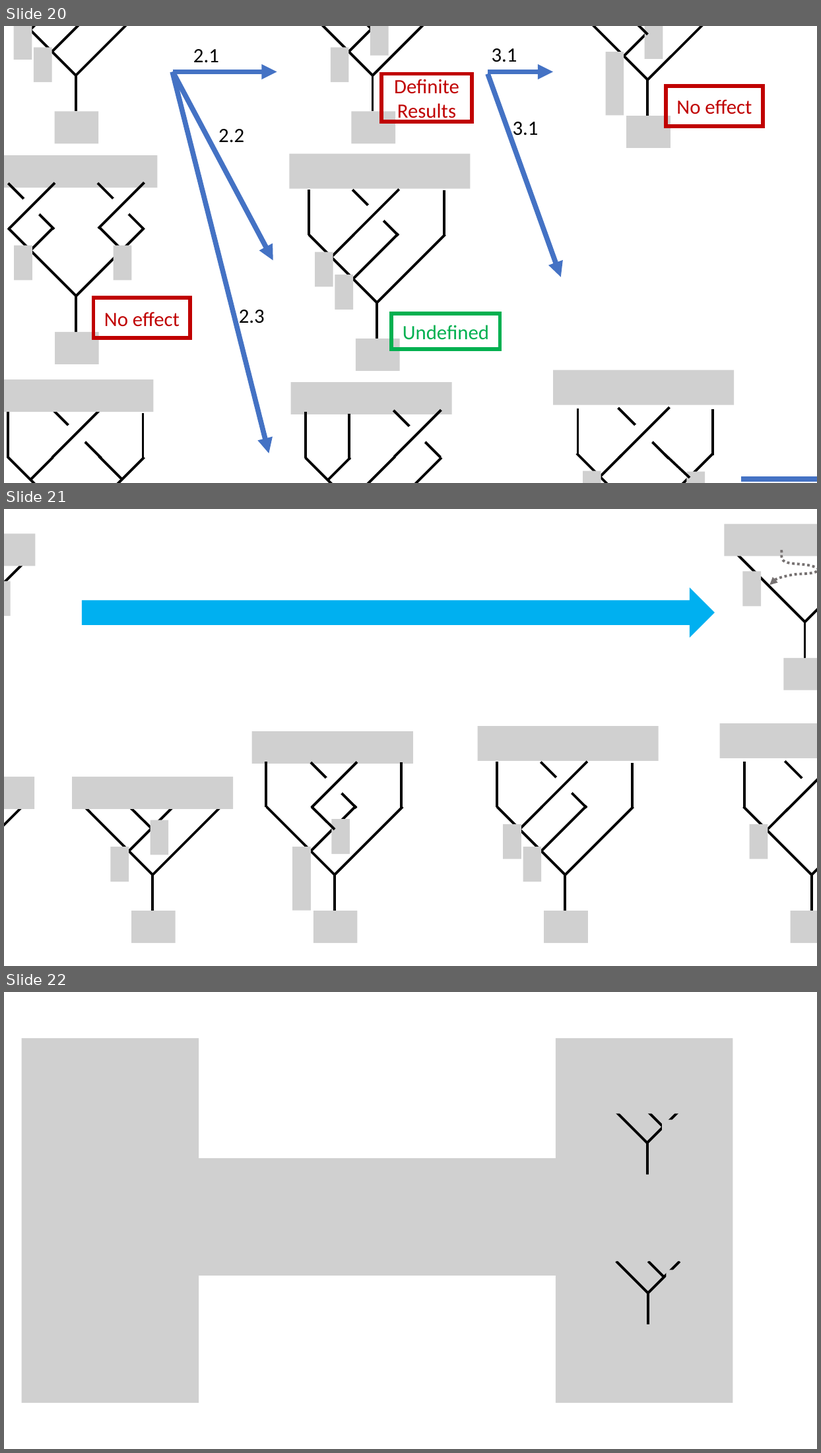
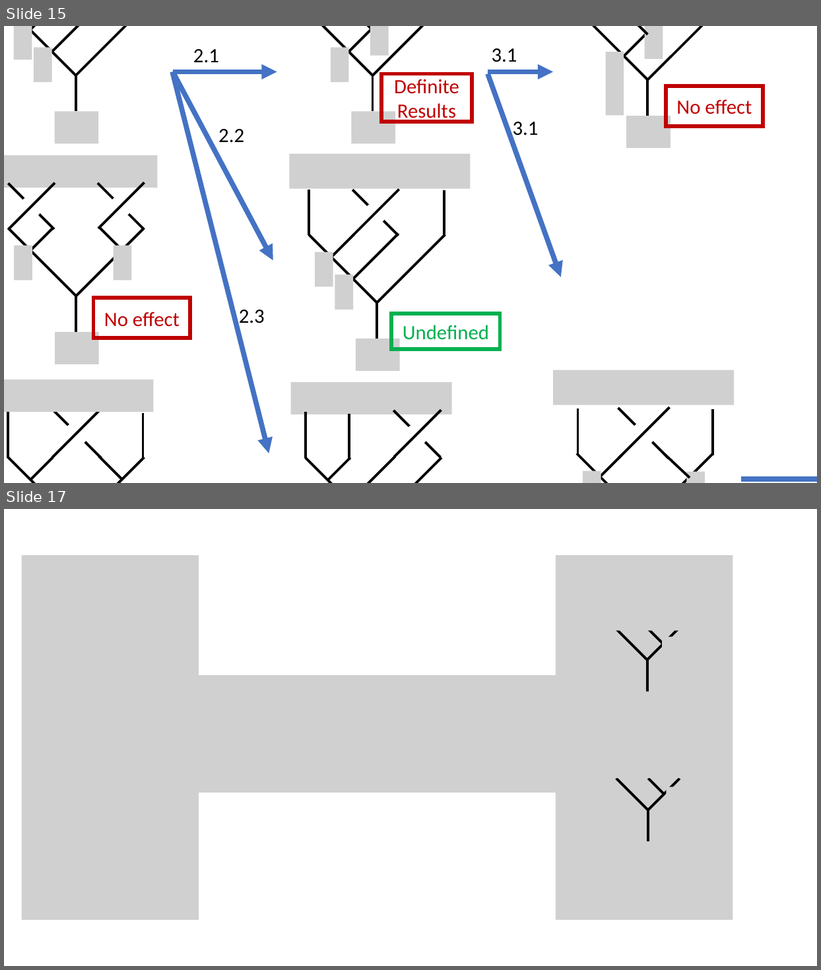
Before and after one commit to yk-liu/yk-liu.github.io, a slide deck: _posts/2019-05-14-Introduction-to-QC-and-TQC-Ising-Anyons/assets/pics.source.pptx. Shown one above the other, each under a label of ours: slides 20, 21 and 22 before the commit, slides 15 and 17 after it; the slides between them are not shown. The pictures are 821x1453 and 821x970 pixels, drawn with LibreOffice and Linux fonts; fonts in the diff are those of the drawing; grey boxes stand for pictures; background and template pictures are left out. Boxes give left, top, right and bottom in pixels: in the first picture for what was removed or moved away, otherwise in the second. Text is boxed around its words. In the diff, an @@ line names an element or a change of style, - is before the commit and + after.

```diff
--- a/_posts/2019-05-14-Introduction-to-QC-and-TQC-Ising-Anyons/assets/pics.source.pptx
+++ b/_posts/2019-05-14-Introduction-to-QC-and-TQC-Ising-Anyons/assets/pics.source.pptx
@@ slide 21 removed at (4, 509, 817, 966), background #FFFFFF @@
@@ picture removed at (4, 534, 35, 566) @@
@@ line removed from (4, 632) to (23, 564) @@
@@ group removed at (725, 524, 817, 690): 3 lines, 3 pictures, 2 freeform shapes @@
@@ picture removed at (4, 581, 10, 616) @@
@@ right arrow removed at (82, 589, 714, 636) @@
@@ group removed at (4, 723, 817, 943): 31 lines, 16 pictures, 3 ellipses @@
@@ what was slide 20 is now slide 15 @@
@@ what was slide 22 is now slide 17 @@
```
Also in this commit, not shown: 1 slide changed, 1 slide added, 6 other slides removed, 2 other files.
